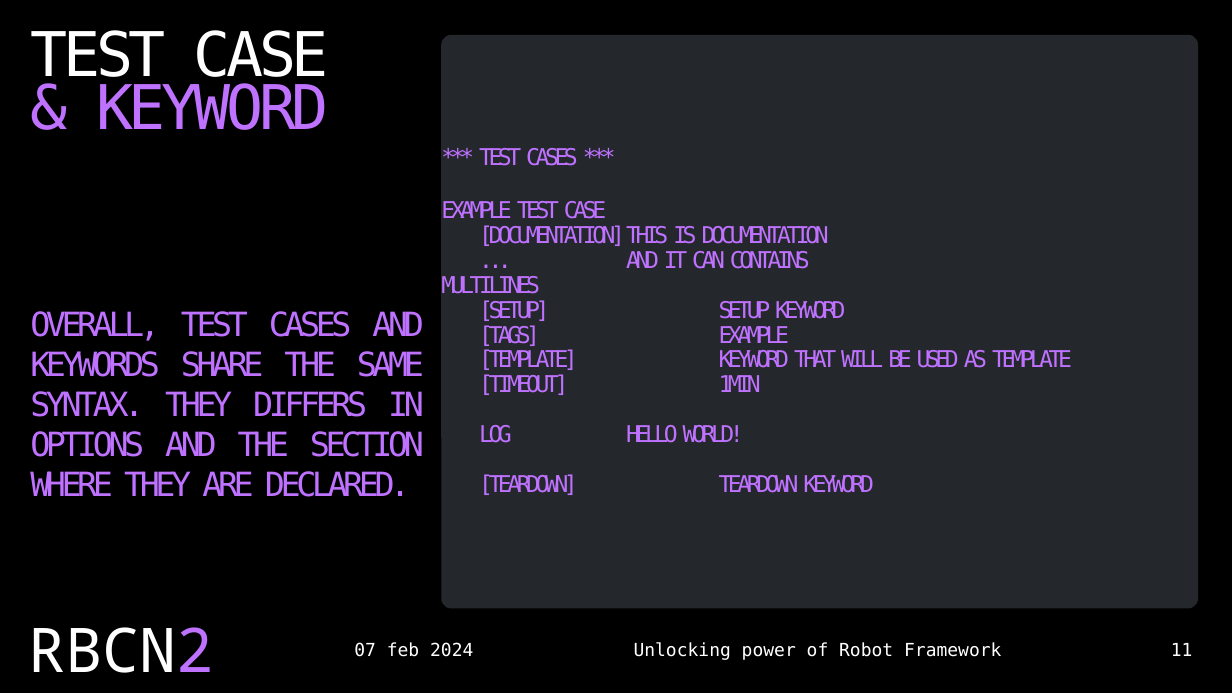
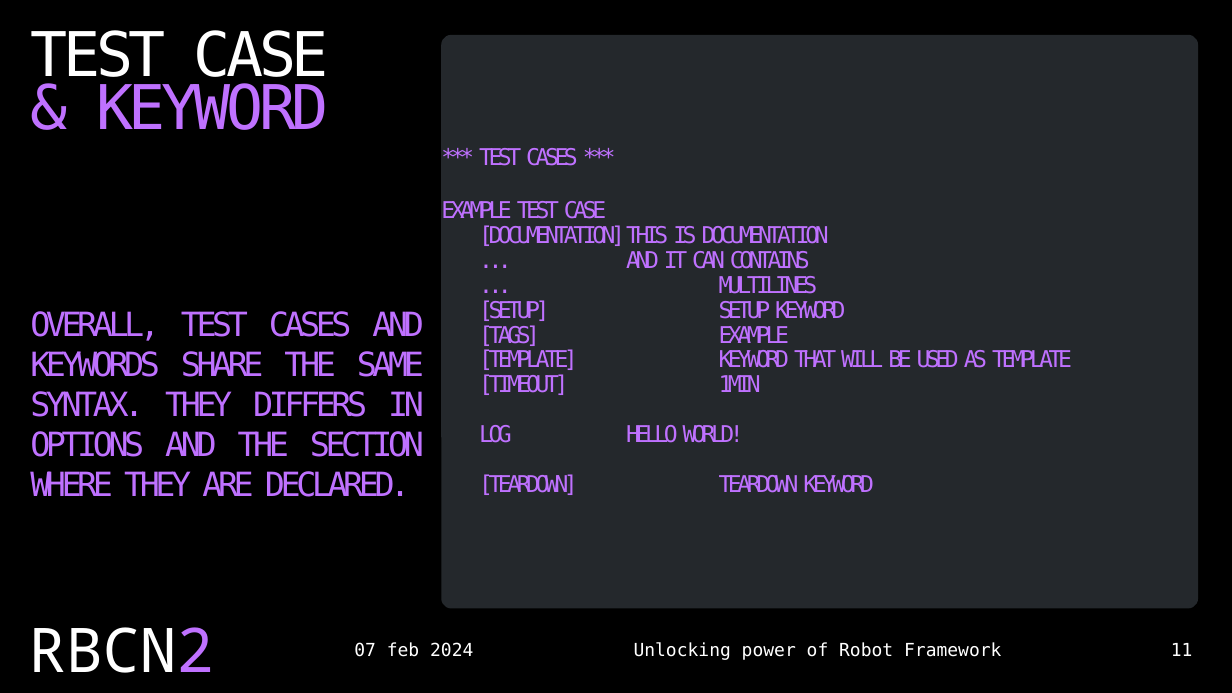
Before and after one commit to czyrski/robocon2024_unlocking_power, a slide deck: slide 11 of unlocking_power_of_robot_framework.pptx. Drawn at 1232x693 pixels with LibreOffice and Linux fonts; fonts in the diff are those of the drawing. Boxes give left, top, right and bottom in pixels: in the first picture for what was removed or moved away, otherwise in the second. Text is boxed around its words. In the diff, an @@ line names an element or a change of style, - is before the commit and + after.

```diff
--- a/unlocking_power_of_robot_framework.pptx
+++ b/unlocking_power_of_robot_framework.pptx
@@ text at bbox=[626, 251, 818, 294]: text changed @@
-... AND IT CAN CONTAINS MULTILINES
+... AND IT CAN CONTAINS
+... MULTILINES
```
Also in this commit, not shown: 5 other slides changed.
